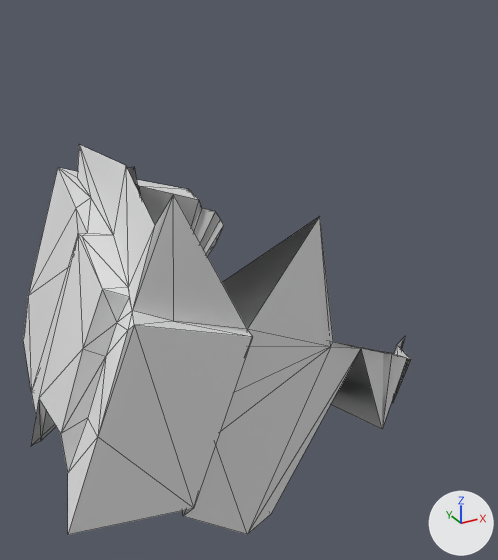
Two versions of the OBJ model src/main/resources/assets/kn8/meshes/hoshina_no10/forearm_left.obj, one commit apart.
Camera for both pictures: a camera (50 mm lens) standing at (-0.482, -0.124, 1.022) and looking at (-0.32, 0.169, 0.875). Lighting does not change. The marker at lower right points along +X, +Y and +Z. The picture after the commit comes second. Mesh edges are drawn as thin lines. Where no turn or scale is listed for an object, it has been applied to the vertices. Vertices at exactly the same position are counted once.

Script lines for the objects in view, before the commit:
```python
me_forearm_left = bpy.data.meshes.new('forearm_left')
me_forearm_left.from_pydata(...)  # 99 vertices, 189 faces; spans x -0.443..-0.266, y 0.086..0.273, z 0.755..0.953
ob_forearm_left = bpy.data.objects.new('forearm_left', me_forearm_left)
ob_forearm_left.location = (0.0, 0.0, 0.0)
```
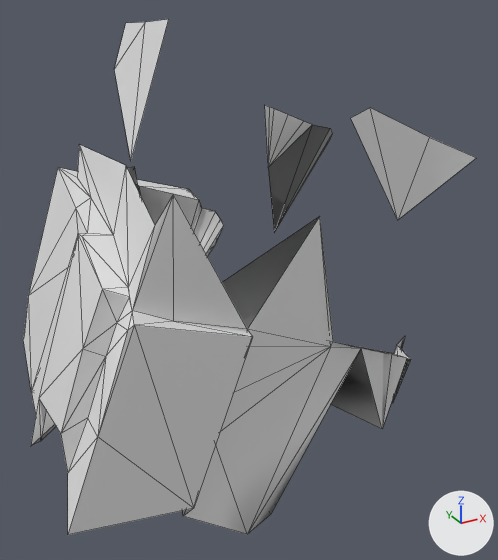
Pixel boxes [x1, y1, x2, y2] of what changed, in the pictures (498 x 560 px):
'forearm_left', reshaped (17% wider, 32% taller)
    before: [23, 145, 411, 535]
    after: [23, 19, 476, 535]
part 1 of me_forearm_left, built on
    before: [31, 212, 220, 446]
    after: [31, 105, 332, 446]
part 2 of me_forearm_left, added
    after: [114, 19, 476, 220]

Patch to the scene script:
```diff
--- a/src/main/resources/assets/kn8/meshes/hoshina_no10/forearm_left.obj.py
+++ b/src/main/resources/assets/kn8/meshes/hoshina_no10/forearm_left.obj.py
@@ me_forearm_left @@
 # used by ob_forearm_left; location = (0.0, 0.0, 0.0)
 # verts and faces of me_forearm_left; kept vertices keep their numbers, new ones are numbered from 99
-me_forearm_left.from_pydata(...)  # 99 vertices, 189 faces; spans x -0.443..-0.266, y 0.086..0.273, z 0.755..0.953
+me_forearm_left.from_pydata(...)  # 120 vertices, 204 faces; spans x -0.443..-0.223, y 0.086..0.273, z 0.755..1.009
+# me_forearm_left part 1
+# 4 faces are deleted
+# 11 vertices are added at x -0.302..-0.223, y 0.173..0.237, z 0.897..0.953
+# 13 new faces join them
+# me_forearm_left part 2
+verts[104] = (-0.278, 0.091, 0.961)  # pixel (429, 137)
+verts[105] = (-0.29, 0.092, 0.927)  # pixel (397, 220)
+verts[106] = (-0.253, 0.087, 0.951)  # pixel (476, 157)
+verts[109] = (-0.312, 0.088, 0.976)  # pixel (370, 107)
+verts[110] = (-0.321, 0.088, 0.973)  # pixel (350, 118)
+verts[111] = (-0.402, 0.107, 0.962)
+verts[112] = (-0.388, 0.101, 1.009)  # pixel (168, 19)
+verts[113] = (-0.386, 0.129, 1.007)  # pixel (145, 22)
+verts[114] = (-0.39, 0.155, 0.988)  # pixel (114, 69)
+verts[115] = (-0.384, 0.154, 1.005)  # pixel (125, 23)
+faces += [(104, 105, 106), (104, 109, 105), (105, 109, 110), (111, 112, 113), (111, 113, 114), (113, 115, 114)]
```
